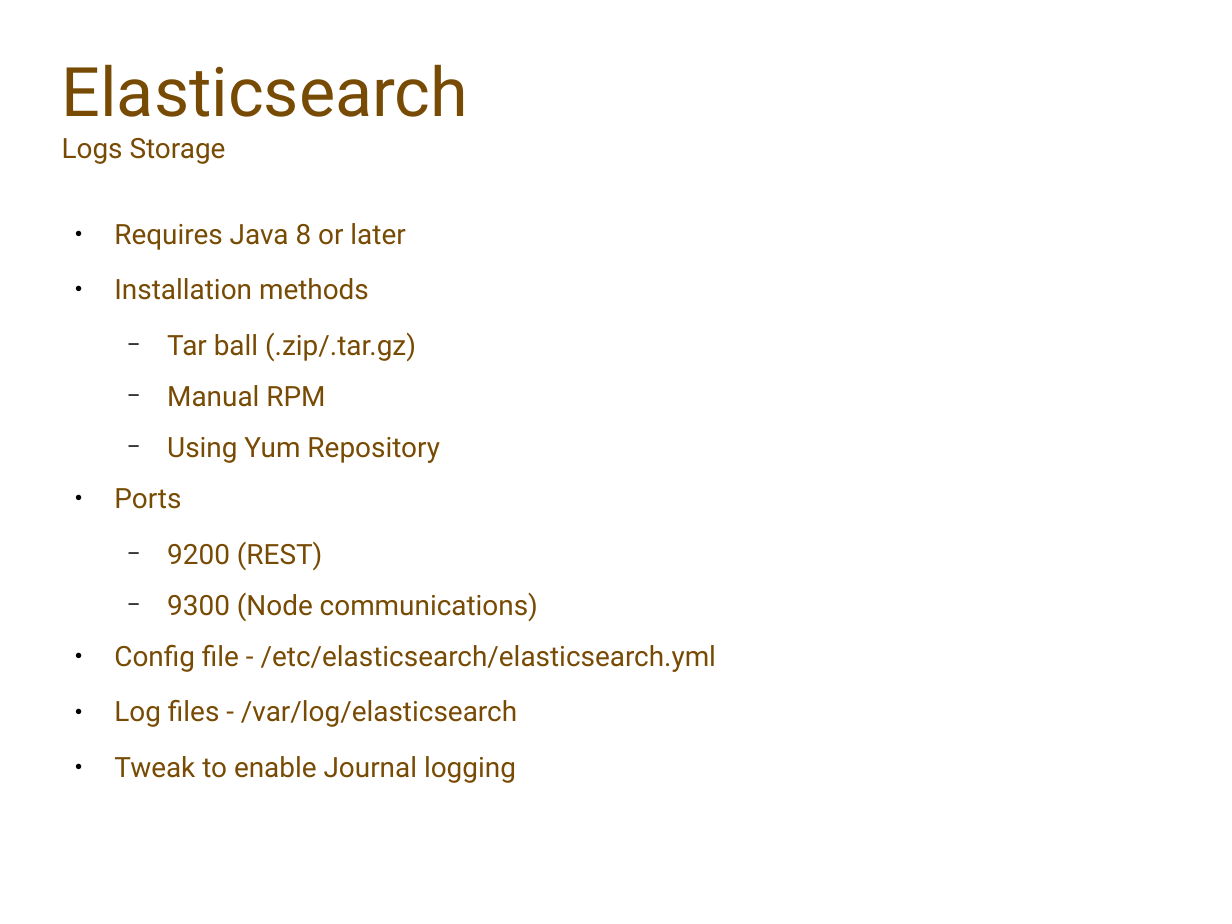
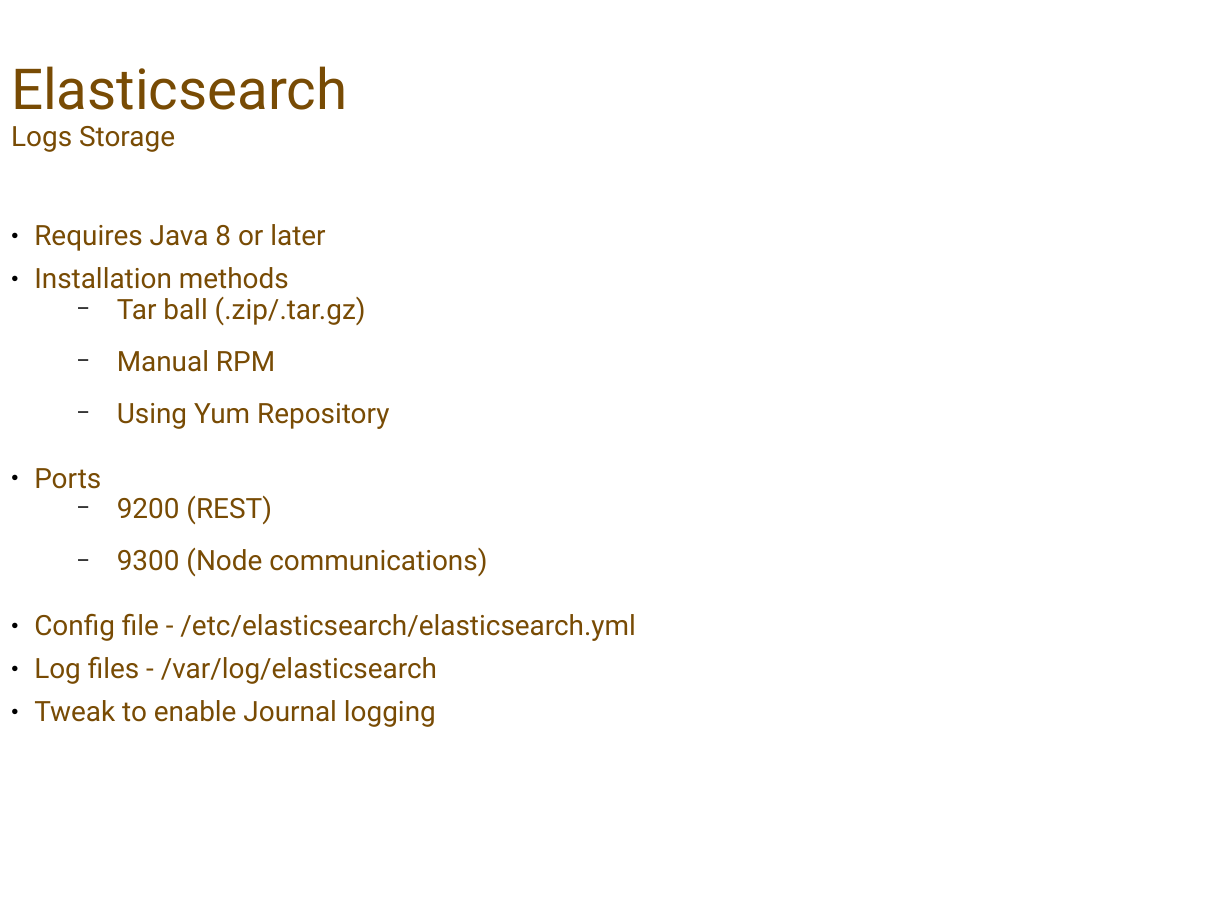
Before and after one commit to justmeandopensource/elk, a slide deck: slide 3 of ELK-Stack.odp. Drawn at 1232x924 pixels with LibreOffice and Linux fonts; fonts in the diff are those of the drawing; background and template pictures are left out. Boxes give left, top, right and bottom in pixels: in the first picture for what was removed or moved away, otherwise in the second. Text is boxed around its words. In the diff, an @@ line names an element or a change of style, - is before the commit and + after.

```diff
--- a/ELK-Stack.odp
+++ b/ELK-Stack.odp
@@ title "Elasticsearch Logs Storage": place and size @@
-title "Elasticsearch Logs Storage" at [62, 64, 469, 164]
+title "Elasticsearch Logs Storage" at [11, 66, 347, 152]
@@ title "Elasticsearch Logs Storage" at [11, 66, 347, 152]: size 44 to 36.4 pt in "Elasticsearch"; line spacing 1 to 0.9 @@
@@ text "Requires Java 8 or later": place and size @@
-text "Requires Java 8 or later" at [114, 223, 716, 783]
+text "Requires Java 8 or later" at [34, 224, 635, 727]
@@ text "Requires Java 8 or later" at [34, 224, 635, 727]: indent changed; line spacing 1 to 0.9; less space between paragraphs; more space between paragraphs @@
```
Also in this commit, not shown: 8 other slides changed, 1 other file.
